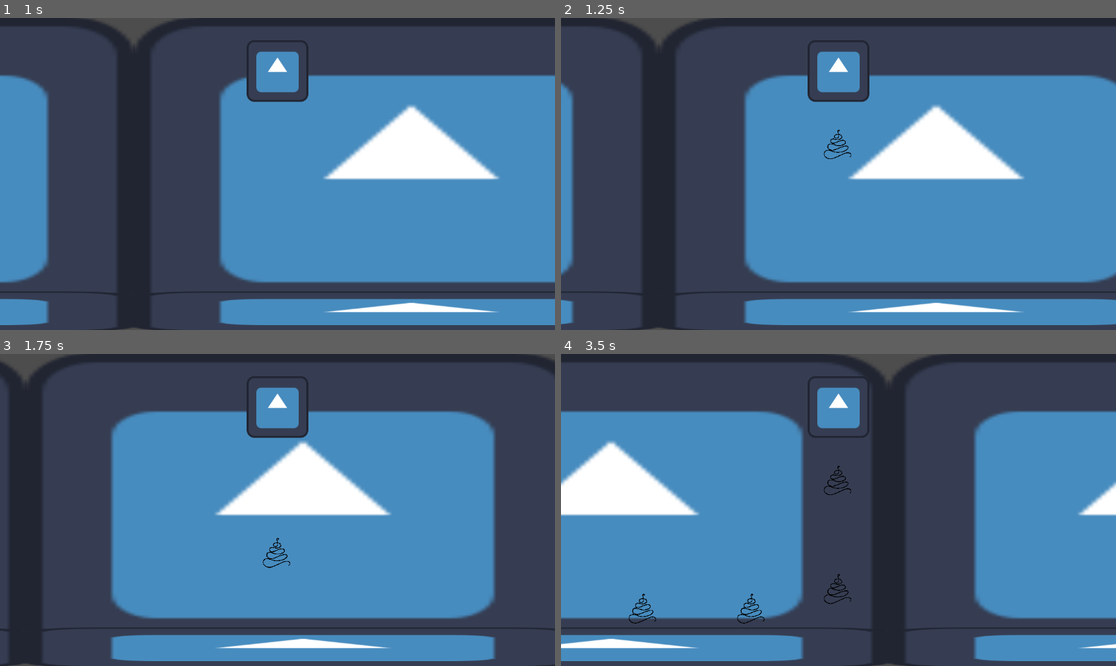
Above: before the commit, frames 1-4 (two rows, left to right).
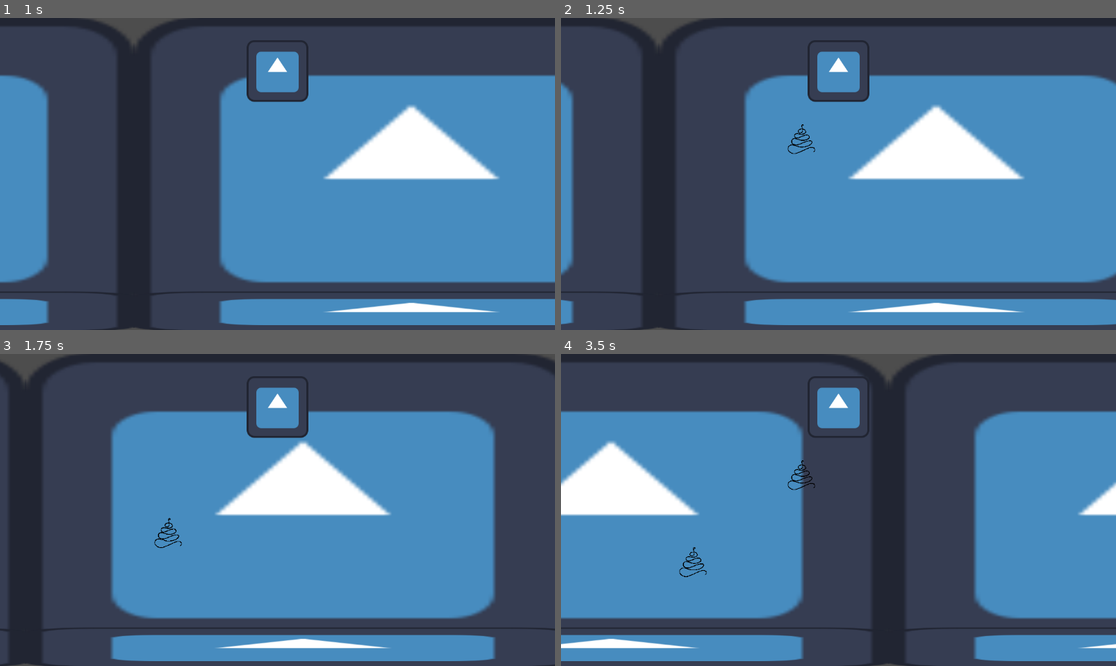
Above: after the commit, the same moments.

Repository: Argonbart/1Kackspiel
Game: Godot game, scene res://scenes/world.tscn
The game is run twice, just before and just after one commit, with the same random seed, the same clock (stepped at 60 frames per second) and the same inputs. The engine's default icon, where the game draws it, is replaced by a stand-in: a white triangle on a blue panel in a dark square.
Inputs (mouse positions are in pixels of both pictures, inside the frame that each line leads up to):
- Up to frame 1 (1 s): move the mouse to (399, 158) at 0.52 s; click (399, 158) at 0.67 s
- Up to frame 2 (1.25 s): no input
- Up to frame 3 (1.75 s): move the mouse to (166, 525) at 1.27 s; click (166, 525) at 1.42 s
- Up to frame 4 (3.5 s): move the mouse to (894, 441) at 2.02 s; click (894, 441) at 2.17 s; move the mouse to (810, 572) at 2.77 s; click (810, 572) at 2.92 s

Frame 1 is identical in both runs. In frame 2, 0.2% of the frame differs, in the area x 40-53%, y 34-46%; in frame 3, 0.2%; in frame 4, 0.6%, in the area x 12-53%, y 34-87%.

Commit message:
Adjust poop collision shape + Add poop force

Diff:
--- a/1kackspiel/scenes/poop.tscn
+++ b/1kackspiel/scenes/poop.tscn
@@ -1,7 +1,6 @@
-[gd_scene load_steps=5 format=3 uid="uid://c25xab4l8sob6"]
+[gd_scene load_steps=4 format=3 uid="uid://c25xab4l8sob6"]
 
 [ext_resource type="Texture2D" uid="uid://d7ccj6l01dwt" path="res://assets/kacki.png" id="1_634gh"]
-[ext_resource type="Shape2D" uid="uid://bw2mkd7sar2ja" path="res://shapes/poop_shape.tres" id="2_aj47t"]
 [ext_resource type="Script" uid="uid://wxgakxl7g3u3" path="res://scripts/poop.gd" id="2_pkbnx"]
 [ext_resource type="Texture2D" uid="uid://b3qqm72k53syp" path="res://assets/icon.svg" id="3_l3xhj"]
 
@@ -14,8 +13,8 @@
 position = Vector2(0, 100)
 collision_layer = 2
 
-[node name="PoopBodyCollision" type="CollisionShape2D" parent="PoopBody"]
-shape = ExtResource("2_aj47t")
+[node name="CollisionPolygon2D" type="CollisionPolygon2D" parent="PoopBody"]
+polygon = PackedVector2Array(1, -34, 14, -10, 21, 2, 27, 18, 24, 25, -20, 28, -30, 20, -29, 11, -21, -3, -15, -14, -7, -24, -1, -34)
 
 [node name="PoopSprite" type="Sprite2D" parent="PoopBody"]
 scale = Vector2(0.04, 0.04)
@@ -37,7 +36,7 @@
 [node name="PoopArea" type="Area2D" parent="PoopBody"]
 collision_layer = 2
 
-[node name="PoopAreaCollision" type="CollisionShape2D" parent="PoopBody/PoopArea"]
-shape = ExtResource("2_aj47t")
+[node name="CollisionPolygon2D" type="CollisionPolygon2D" parent="PoopBody/PoopArea"]
+polygon = PackedVector2Array(1, -34, 14, -10, 21, 2, 27, 18, 24, 25, -20, 28, -30, 20, -29, 11, -21, -3, -15, -14, -7, -24, -1, -34)
 
 [connection signal="area_entered" from="PoopBody/PoopArea" to="." method="_on_poop_area_area_entered"]
--- a/1kackspiel/scripts/bird.gd
+++ b/1kackspiel/scripts/bird.gd
@@ -114,5 +114,7 @@
 
 
 func poop():
-	bird_sprite.add_child(_POOP_SCENE.instantiate())
+	var new_poop = _POOP_SCENE.instantiate()
+	new_poop.global_position = bird_sprite.global_position
+	get_parent().add_child(new_poop)
 	currently_executing_command = false
--- a/1kackspiel/scripts/poop.gd
+++ b/1kackspiel/scripts/poop.gd
@@ -3,22 +3,33 @@
 
 
 # exports
+@export_category("falling force")
+@export var falling_force_x: float = -20.0
+@export var falling_force_y: float = 4.0
+@export var falling_force_dropoff_x: float = 0.3
+# -
 @export var poop_body: StaticBody2D
 @export var poop_area: Area2D
 
-#variables
+# variables
 var hit_ground: bool = false
 
+# poop falling variables
+@onready var fall_direction: bool = Globals.invert_direction
 
 # movement
 func _physics_process(delta):
 	if hit_ground:
 		position.x -= 300.0 * delta * pow(-1, Globals.invert_direction)
-	position.y += 5.0
+		position.y += 0.0
+	else:
+		position += Vector2(falling_force_x * pow(-1, fall_direction), falling_force_y)
+		falling_force_x -= falling_force_dropoff_x
+		if falling_force_x < 0.0:
+			falling_force_x = 0.0
 	poop_body.move_and_collide(Vector2(0.0, 1.0) * delta)
 
 
-func _on_poop_area_area_entered(area):
-	print(area.name)
+func _on_poop_area_area_entered(_area: Area2D):
 	hit_ground = true
 	poop_area.set_deferred("monitoring", false)
